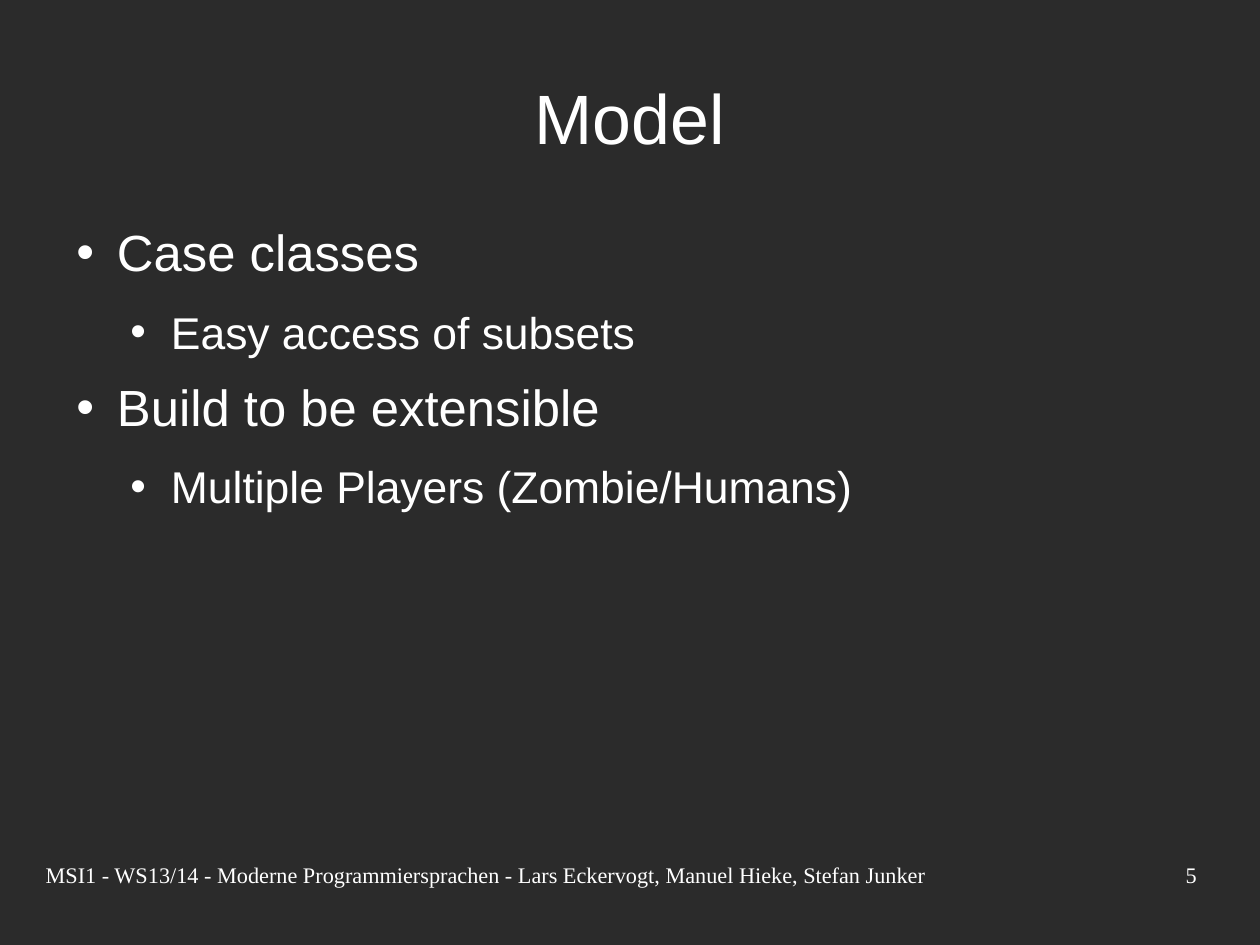
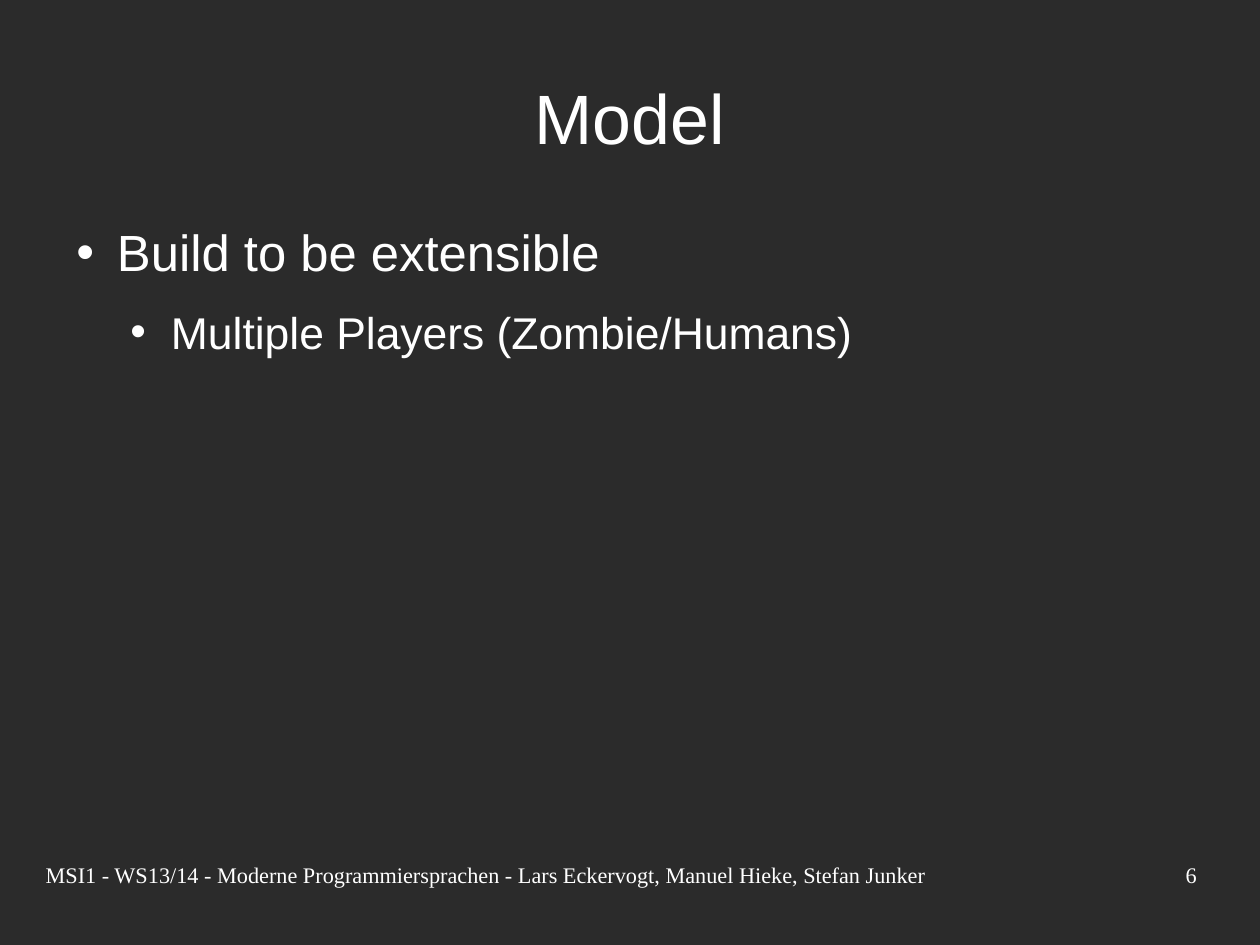
Before and after one commit to nerduel/TacZombie, a slide deck: slide 6 of doc/presentation/Presentation.odp (slide 5 before the commit). Drawn at 1260x945 pixels with LibreOffice and Linux fonts; fonts in the diff are those of the drawing; background and template pictures are left out; a plain dark background stands for a picture behind light text. Boxes give left, top, right and bottom in pixels: in the first picture for what was removed or moved away, otherwise in the second. Text is boxed around its words. In the diff, an @@ line names an element or a change of style, - is before the commit and + after.

Commit message:
minor changes at presentation

```diff
--- a/doc/presentation/Presentation.odp
+++ b/doc/presentation/Presentation.odp
@@ text at box(117, 234, 635, 358): paragraphs removed @@
-• Case classes
-  • Easy access of subsets
@@ page number at box(1186, 868, 1197, 884): text changed @@
-5
+6
```
Also in this commit, not shown: 1 slide added, 1 other file.
